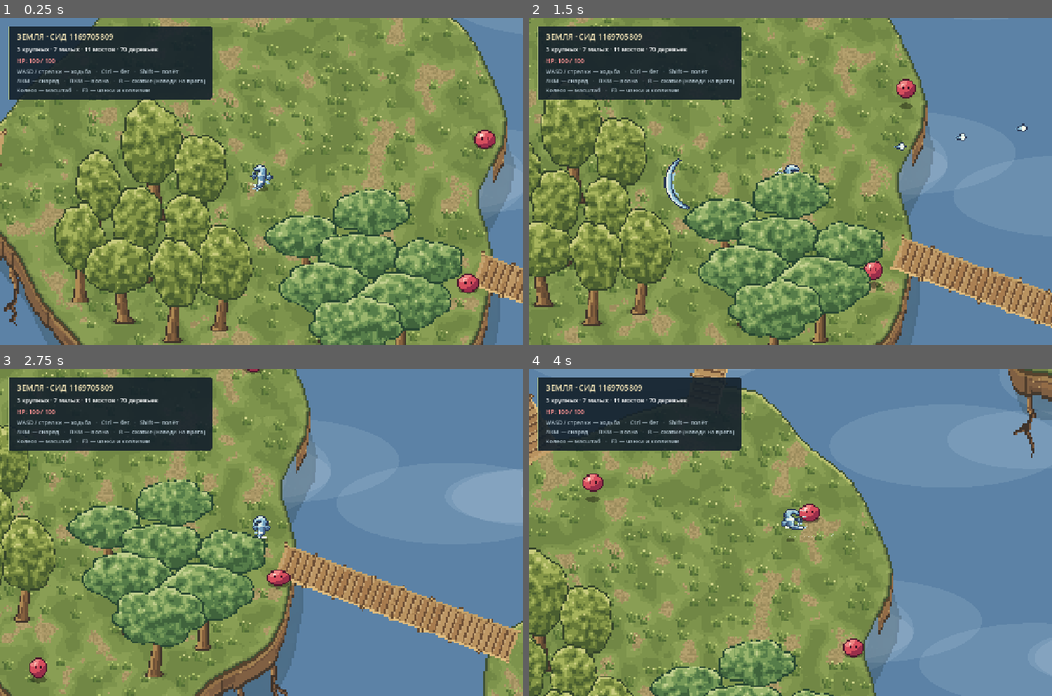
Above: before the commit, frames 1-4 (two rows, left to right).
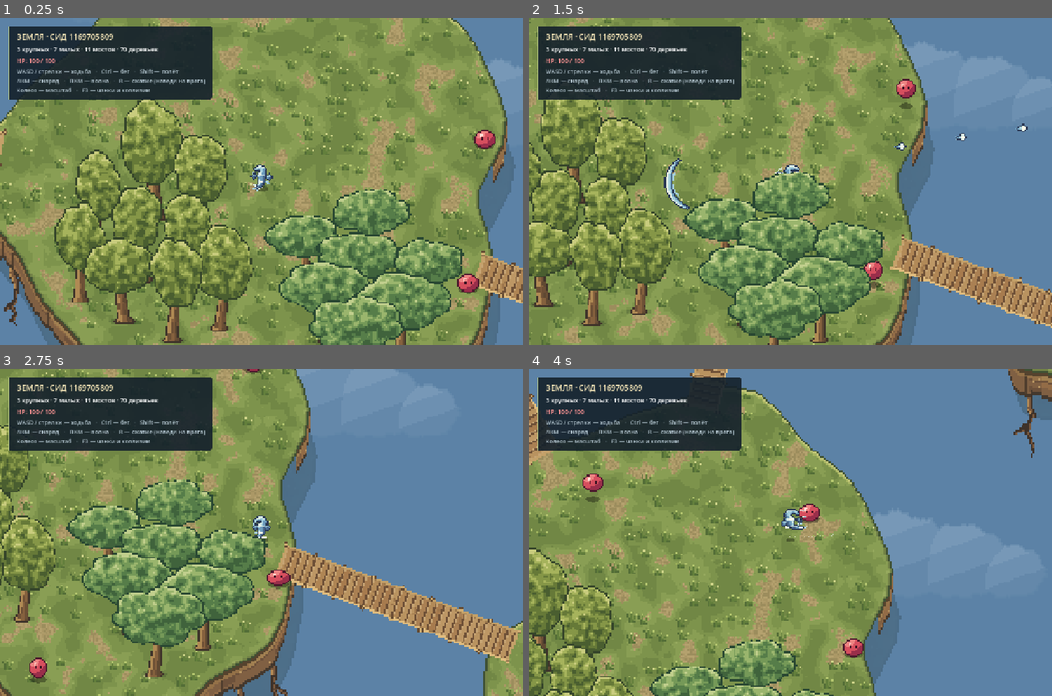
Above: after the commit, the same moments.

Repository: JLichiNus/Nelvar
Game: Godot game, scene res://scenes/main.tscn
Two runs of this game, one before a commit and one after it. Both use one fixed random seed, a clock stepped at 60 frames per second and the inputs below.
Inputs (mouse positions are in pixels of both pictures, inside the frame that each line leads up to):
- Up to frame 1 (0.25 s): no input
- Up to frame 2 (1.5 s): tap Enter at 0.5 s; move the mouse to (905, 165) at 0.52 s; press the mouse at (905, 165) at 0.53 s; hold D (move_right) 0.53-1.28 s; move the mouse to (685, 197) at 1.27 s; release the mouse at (685, 197) at 1.28 s; hold S (move_down) from 1.28 s (still down); right-click (685, 197) at 1.35 s
- Up to frame 3 (2.75 s): move the mouse to (313, 460) at 2.02 s; release S (move_down) at 2.03 s; hold D (move_right) from 2.03 s (still down); tap R (special_compression) at 2.1 s
- Up to frame 4 (4 s): move the mouse to (764, 597) at 2.77 s; release D (move_right) at 2.78 s; hold W (move_up) 2.78-3.53 s; tap Shift (speed_boost) at 2.85 s; click (764, 597) at 2.92 s; move the mouse to (947, 581) at 3.52 s; hold A (move_left) from 3.53 s (still down); tap Ctrl (toggle_run) at 3.6 s

The runs differ from the first frame. In frame 1, 1.2% of the frame differs, in the area x 91-100%, y 12-60%; in frame 2, 2.4%; in frame 3, 4.0%; in frame 4, 5.5%, in the area x 38-100%, y 0-94%.

Commit message:
clouds improved

Diff:
--- /dev/null
+++ b/scripts/world/cloud_painter.gd
@@ -0,0 +1,115 @@
+class_name NelvarCloudPainter
+extends RefCounted
+## Bakes soft pixel cumulus in the terrain pixel grid. Colours stay close to the
+## sky so the clouds read as distant haze below the islands, not as foreground.
+
+const HIGHLIGHT := Color("b3cadd")
+const BODY := Color("93b0ca")
+const SHADE := Color("7896b4")
+const EDGE_ALPHA := 0.55
+const MARGIN := 3
+
+class Cloud:
+	var texture: ImageTexture
+	var size: Vector2
+	var position: Vector2
+	var speed: float
+	var opacity: float
+
+
+class Blob:
+	var center: Vector2
+	var radius: Vector2
+
+
+func paint(data: NelvarWorldData, style: NelvarTerrainStyle, sky: Rect2,
+		count: int) -> Array[Cloud]:
+	var step := float(maxi(1, style.pixel_size))
+	var rng := RandomNumberGenerator.new()
+	rng.seed = ("%d:sky" % data.world_seed).hash()
+	var noise := FastNoiseLite.new()
+	noise.seed = rng.randi()
+	noise.noise_type = FastNoiseLite.TYPE_SIMPLEX_SMOOTH
+	noise.frequency = 0.11
+	var result: Array[Cloud] = []
+	for i in count:
+		# Far clouds are fainter and slower, which gives a hint of depth.
+		var depth := rng.randf()
+		var cloud := Cloud.new()
+		cloud.texture = _paint_cloud(rng, noise, rng.randf_range(20.0, 46.0) * lerpf(0.8, 1.2, depth))
+		cloud.size = Vector2(cloud.texture.get_size()) * step
+		cloud.position = Vector2(
+			rng.randf_range(sky.position.x, sky.end.x),
+			rng.randf_range(sky.position.y, sky.end.y))
+		cloud.speed = lerpf(2.5, 7.0, depth)
+		cloud.opacity = lerpf(0.16, 0.34, depth)
+		result.append(cloud)
+	# Painter's order: faint distant clouds first.
+	result.sort_custom(func(a: Cloud, b: Cloud) -> bool: return a.opacity < b.opacity)
+	return result
+
+
+func _paint_cloud(rng: RandomNumberGenerator, noise: FastNoiseLite, radius: float) -> ImageTexture:
+	# A row of overlapping puffs sitting on a shared, slightly flattened base.
+	var blobs: Array[Blob] = []
+	var puffs := rng.randi_range(3, 6)
+	var span := radius * lerpf(1.1, 1.7, float(puffs - 3) / 3.0)
+	for p in puffs:
+		var t := lerpf(-1.0, 1.0, float(p) / float(puffs - 1)) + rng.randf_range(-0.12, 0.12)
+		var r := radius * (1.0 - 0.45 * absf(t)) * rng.randf_range(0.75, 1.05)
+		var blob := Blob.new()
+		blob.radius = Vector2(r, r * 0.72)
+		blob.center = Vector2(t * span, -blob.radius.y * rng.randf_range(0.35, 0.65))
+		blobs.append(blob)
+	var lo := Vector2(INF, INF)
+	var hi := Vector2(-INF, -INF)
+	for blob in blobs:
+		lo = lo.min(blob.center - blob.radius)
+		hi = hi.max(blob.center + blob.radius)
+	hi.y = minf(hi.y, radius * 0.18)
+	var origin := lo.floor() - Vector2.ONE * MARGIN
+	var width := ceili(hi.x - origin.x) + MARGIN
+	var height := ceili(hi.y - origin.y) + MARGIN
+	var base := hi.y - origin.y
+	var offset := Vector2(rng.randf_range(-5000.0, 5000.0), rng.randf_range(-5000.0, 5000.0))
+
+	var mask := PackedFloat32Array()
+	mask.resize(width * height)
+	var light := PackedFloat32Array()
+	light.resize(width * height)
+	for y in height:
+		for x in width:
+			var point := Vector2(x, y) + origin + Vector2(0.5, 0.5)
+			var wobble := noise.get_noise_2d(x + offset.x, y + offset.y) * 0.16
+			var best := INF
+			var normal := Vector2.ZERO
+			for blob in blobs:
+				var local := (point - blob.center) / blob.radius
+				var d := local.length()
+				if d < best:
+					best = d
+					normal = local
+			var index := y * width + x
+			if best < 1.0 + wobble and float(y) < base + wobble * 6.0:
+				mask[index] = 1.0
+				# Sun from the upper left; the flat underside sits in shadow.
+				light[index] = -0.45 * normal.x - 0.9 * normal.y - 0.5 * clampf(
+					(float(y) - base + 4.0) / 4.0, 0.0, 1.0)
+
+	var image := Image.create(width, height, false, Image.FORMAT_RGBA8)
+	for y in range(1, height - 1):
+		for x in range(1, width - 1):
+			var index := y * width + x
+			if mask[index] == 0.0:
+				continue
+			var color := BODY
+			if light[index] > 0.42:
+				color = HIGHLIGHT
+			elif light[index] < -0.28:
+				color = SHADE
+			var edge := mask[index - 1] == 0.0 or mask[index + 1] == 0.0 \
+				or mask[index - width] == 0.0 or mask[index + width] == 0.0
+			if edge:
+				color.a = EDGE_ALPHA
+			image.set_pixel(x, y, color)
+	return ImageTexture.create_from_image(image)
--- a/scripts/world/world_view.gd
+++ b/scripts/world/world_view.gd
@@ -9,7 +9,8 @@
 var terrain_art: Array[NelvarIslandArt] = []
 var bridge_art: Array[NelvarBridgeArt] = []
 var details: Node2D
-var _clouds: Array[Vector3] = []
+var clouds: Array[NelvarCloudPainter.Cloud] = []
+var _sky: Rect2
 
 
 func build(data: NelvarWorldData) -> void:
@@ -20,15 +21,8 @@
 	texture_filter = CanvasItem.TEXTURE_FILTER_NEAREST
 	terrain_art = NelvarTerrainPainter.new().paint(data, terrain_style)
 	bridge_art = NelvarBridgePainter.new().paint(data, terrain_style)
-	_clouds.clear()
-	var rng := RandomNumberGenerator.new()
-	rng.seed = ("%d:sky" % data.world_seed).hash()
-	var sky_bounds := data.bounds.grow(1400.0)
-	for i in 90:
-		_clouds.append(Vector3(
-			rng.randf_range(sky_bounds.position.x, sky_bounds.end.x),
-			rng.randf_range(sky_bounds.position.y, sky_bounds.end.y),
-			rng.randf_range(90.0, 220.0)))
+	_sky = data.bounds.grow(1400.0)
+	clouds = NelvarCloudPainter.new().paint(data, terrain_style, _sky, 70)
 	for leaf in data.leaves:
 		var chunk := NelvarWorldChunk.new()
 		chunk.setup(data, leaf, terrain_art)
@@ -37,6 +31,17 @@
 	details.world = data
 	details.bridge_art = bridge_art
 	add_child(details)
+	queue_redraw()
+
+
+func _process(delta: float) -> void:
+	if world == null:
+		return
+	# Clouds drift with the wind and wrap around the sky rectangle.
+	for cloud in clouds:
+		cloud.position.x += cloud.speed * delta
+		if cloud.position.x > _sky.end.x:
+			cloud.position.x -= _sky.size.x + cloud.size.x
 	queue_redraw()
 
 
@@ -51,12 +56,12 @@
 func _draw() -> void:
 	if world == null:
 		return
-	for cloud in _clouds:
-		draw_set_transform(Vector2(cloud.x, cloud.y), 0.0, Vector2(1.7, 0.6))
-		var color := Color(0.86, 0.92, 0.96, 0.12)
-		draw_circle(Vector2.ZERO, cloud.z, color)
-		draw_circle(Vector2(cloud.z * 0.7, -cloud.z * 0.15), cloud.z * 0.7, color)
-	draw_set_transform(Vector2.ZERO)
+	var step := float(maxi(1, terrain_style.pixel_size))
+	for cloud in clouds:
+		# Snap to the terrain pixel grid so drifting clouds stay crisp.
+		var at := (cloud.position / step).round() * step
+		draw_texture_rect(cloud.texture, Rect2(at, cloud.size), false,
+			Color(1, 1, 1, cloud.opacity))
 	for art in terrain_art:
 		draw_texture_rect(art.surface_texture,
 			Rect2(art.world_rect.position + Vector2(16, 100), art.world_rect.size),
Not shown, added: scripts/world/cloud_painter.gd.uid
